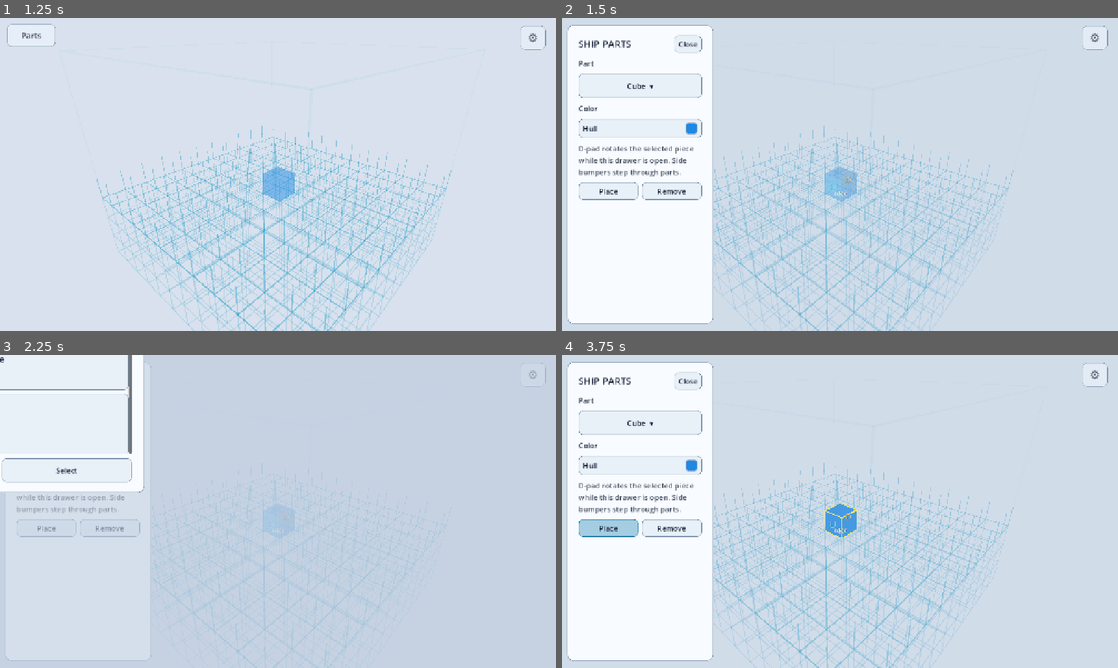
Above: before the commit, frames 1-4 (two rows, left to right).
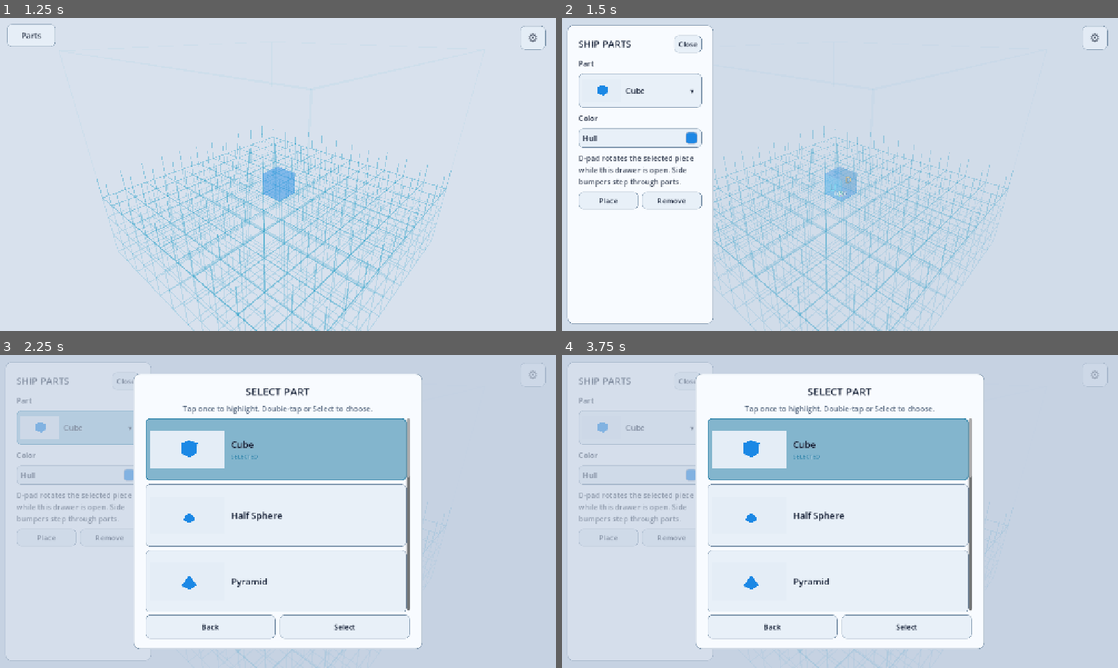
Above: after the commit, the same moments.

Repository: AkitaAttribute/SpaceMinerGame
Game: Godot game, scene res://main.tscn
Two runs of this game, one before a commit and one after it. Both use one fixed random seed, a clock stepped at 60 frames per second and the inputs below.
Inputs (mouse positions are in pixels of both pictures, inside the frame that each line leads up to; where the layout moved, square brackets give the same spot in the first picture):
- Up to frame 1 (1.25 s): click "+ Add" at 0.5 s
- Up to frame 2 (1.5 s): click "Parts" at 1.25 s
- Up to frame 3 (2.25 s): click (77, 426) [77, 423] at 2 s
- Up to frame 4 (3.75 s): click "Hull" at 2.75 s; click "Place" at 3.5 s

Frame 1 is identical in both runs. In frame 2, 2.2% of the frame differs, in the area x 3-26%, y 20-62%; in frame 3, 51%, in the area x 0-76%, y 0-94%; in frame 4, 50%.

Commit message:
Fix centered part picker and visible selected preview

Diff:
--- a/scripts/part_picker_ui.gd
+++ b/scripts/part_picker_ui.gd
@@ -1,19 +1,33 @@
 extends Node
 
-# Replaces the builder's old horizontal part-card strip with one compact button
-# and a centered, drag-safe vertical picker. The builder remains authoritative
-# for selected_part, per-part colors, ghost refresh, placement, and side-bumper
-# cycling; this node only owns the presentation/selection workflow.
+# Builder part-selection presentation.
+#
+# The builder remains authoritative for selected_part, per-part colors, ghost
+# refresh, placement, and side-bumper cycling. This controller replaces the old
+# horizontal card strip with:
+# - one compact button that visibly shows the selected part's 3D preview + name;
+# - a centered, vertical, drag-safe part picker;
+# - single tap/click to highlight, double tap/click to select immediately;
+# - pinned Back / Select buttons below the scroll area;
+# - remembered scroll position and per-part remembered colors in every preview.
 
 const BUILDER_SCRIPT_PATH := "res://scripts/main.gd"
 const DOUBLE_ACTIVATE_MS := 420
 const MIN_ENTRY_HEIGHT := 112.0
 const ENTRY_SCREEN_FRACTION := 0.20
+const SELECTED_BUTTON_HEIGHT := 78.0
 
 var _scene: Node
 var _scene_id := 0
 var _old_parts_scroll: ScrollContainer
 var _selected_part_button: Button
+var _selected_name_label: Label
+var _selected_preview_rect: TextureRect
+var _selected_preview_viewport: SubViewport
+var _selected_preview_root: Node3D
+var _selected_preview_environment: Environment
+var _selected_preview_index := -1
+var _selected_preview_signature := ""
 
 var _picker_open := false
 var _picker_dim: ColorRect
@@ -100,8 +114,8 @@
     _scene_id = scene.get_instance_id()
     _old_parts_scroll = old_scroll
 
-    # Keep the old card strip alive because main.gd still refreshes it when
-    # selection/colors change, but remove it from layout and input entirely.
+    # main.gd still refreshes the old cards as selection/colors change. Keep
+    # that tree alive but remove it from layout and input.
     _old_parts_scroll.visible = false
 
     var parent := _old_parts_scroll.get_parent()
@@ -111,7 +125,10 @@
     else:
         _selected_part_button = Button.new()
         _selected_part_button.name = "PartPickerButton"
-        _selected_part_button.custom_minimum_size = Vector2(0.0, 56.0)
+        _selected_part_button.custom_minimum_size = Vector2(
+            0.0,
+            SELECTED_BUTTON_HEIGHT
+        )
         _selected_part_button.size_flags_horizontal = Control.SIZE_EXPAND_FILL
         _selected_part_button.pressed.connect(_open_picker)
         parent.add_child(_selected_part_button)
@@ -120,7 +137,57 @@
             mini(_old_parts_scroll.get_index() + 1, parent.get_child_count() - 1)
         )
 
+    _build_selected_button_contents()
     _sync_selected_part_button(true)
+
+
+func _build_selected_button_contents() -> void:
+    if _selected_part_button == null or not is_instance_valid(_selected_part_button):
+        return
+
+    _selected_part_button.text = ""
+    for child in _selected_part_button.get_children():
+        child.queue_free()
+
+    var overlay := MarginContainer.new()
+    overlay.name = "SelectedPartContents"
+    overlay.set_anchors_and_offsets_preset(Control.PRESET_FULL_RECT)
+    overlay.mouse_filter = Control.MOUSE_FILTER_IGNORE
+    overlay.add_theme_constant_override("margin_left", 8)
+    overlay.add_theme_constant_override("margin_right", 10)
+    overlay.add_theme_constant_override("margin_top", 5)
+    overlay.add_theme_constant_override("margin_bottom", 5)
+    _selected_part_button.add_child(overlay)
+
+    var row := HBoxContainer.new()
+    row.mouse_filter = Control.MOUSE_FILTER_IGNORE
+    row.add_theme_constant_override("separation", 10)
+    overlay.add_child(row)
+
+    _selected_preview_rect = TextureRect.new()
+    _selected_preview_rect.mouse_filter = Control.MOUSE_FILTER_IGNORE
+    _selected_preview_rect.custom_minimum_size = Vector2(90.0, 64.0)
+    _selected_preview_rect.expand_mode = TextureRect.EXPAND_IGNORE_SIZE
+    _selected_preview_rect.stretch_mode = TextureRect.STRETCH_KEEP_ASPECT_CENTERED
+    row.add_child(_selected_preview_rect)
+
+    _selected_name_label = Label.new()
+    _selected_name_label.mouse_filter = Control.MOUSE_FILTER_IGNORE
+    _selected_name_label.size_flags_horizontal = Control.SIZE_EXPAND_FILL
+    _selected_name_label.vertical_alignment = VERTICAL_ALIGNMENT_CENTER
+    _selected_name_label.add_theme_font_size_override("font_size", 18)
+    row.add_child(_selected_name_label)
+
+    var arrow := Label.new()
+    arrow.mouse_filter = Control.MOUSE_FILTER_IGNORE
+    arrow.text = "▾"
+    arrow.vertical_alignment = VERTICAL_ALIGNMENT_CENTER
+    arrow.horizontal_alignment = HORIZONTAL_ALIGNMENT_CENTER
+    arrow.custom_minimum_size = Vector2(24.0, 0.0)
+    row.add_child(arrow)
+
+    _selected_preview_index = -1
+    _selected_preview_signature = ""
 
 
 func _release_scene() -> void:
@@ -131,6 +198,13 @@
     _scene_id = 0
     _old_parts_scroll = null
     _selected_part_button = null
+    _selected_name_label = null
+    _selected_preview_rect = null
+    _selected_preview_viewport = null
+    _selected_preview_root = null
+    _selected_preview_environment = null
+    _selected_preview_index = -1
+    _selected_preview_signature = ""
 
 
 func _sync_selected_part_button(force := false) -> void:
@@ -143,13 +217,47 @@
 
     var index := _current_selected_part()
     var name := _part_name(index)
-    var desired_text := "%s  ▾" % name
     var desired_tooltip := "Selected part: %s\nOpen part list" % name
 
-    if force or _selected_part_button.text != desired_text:
-        _selected_part_button.text = desired_text
+    if _selected_name_label != null and is_instance_valid(_selected_name_label):
+        if force or _selected_name_label.text != name:
+            _selected_name_label.text = name
+
     if force or _selected_part_button.tooltip_text != desired_tooltip:
         _selected_part_button.tooltip_text = desired_tooltip
+
+    var colors := _colors_for(index)
+    var signature := _color_signature(colors)
+    if force or index != _selected_preview_index:
+        _rebuild_selected_preview(index)
+    elif signature != _selected_preview_signature:
+        if _selected_preview_root != null and is_instance_valid(_selected_preview_root):
+            PartFactory.apply_colors(_selected_preview_root, colors, false)
+            _selected_preview_signature = signature
+            _request_viewport_redraw(_selected_preview_viewport)
+
+
+func _rebuild_selected_preview(index: int) -> void:
+    if _selected_part_button == null or not is_instance_valid(_selected_part_button):
+        return
+    if _selected_preview_rect == null or not is_instance_valid(_selected_preview_rect):
+        return
+
+    if _selected_preview_viewport != null and is_instance_valid(_selected_preview_viewport):
+        _selected_preview_viewport.queue_free()
+
+    var thumbnail := _build_part_thumbnail(
+        index,
+        _selected_part_button,
+        Vector2i(192, 112),
+        "SelectedPartPreview"
+    )
+    _selected_preview_viewport = thumbnail["viewport"] as SubViewport
+    _selected_preview_root = thumbnail["root"] as Node3D
+    _selected_preview_environment = thumbnail["environment"] as Environment
+    _selected_preview_rect.texture = _selected_preview_viewport.get_texture()
+    _selected_preview_index = index
+    _selected_preview_signature = _color_signature(_colors_for(index))
 
 
 func _open_picker() -> void:
@@ -182,7 +290,12 @@
 
     _picker_panel = PanelContainer.new()
     _picker_panel.name = "PartPickerPanel"
-    _picker_panel.set_anchors_preset(Control.PRESET_CENTER)
+    _picker_panel.anchor_left = 0.5
+    _picker_panel.anchor_top = 0.5
+    _picker_panel.anchor_right = 0.5
+    _picker_panel.anchor_bottom = 0.5
+    _picker_panel.grow_horizontal = Control.GROW_DIRECTION_BOTH
+    _picker_panel.grow_vertical = Control.GROW_DIRECTION_BOTH
     _picker_panel.z_index = 81
     ui_root.add_child(_picker_panel)
 
@@ -224,6 +337,8 @@
     _picker_list.add_theme_constant_override("separation", 8)
     _picker_scroll.add_child(_picker_list)
 
+    # These controls are intentionally outside the ScrollContainer so they stay
+    # pinned to the bottom regardless of list position.
     var actions := HBoxContainer.new()
     actions.add_theme_constant_override("separation", 10)
     content.add_child(actions)
@@ -263,8 +378,13 @@
     height = maxf(300.0, height)
     height = minf(height, screen.y - 12.0)
 
-    _picker_panel.position = Vector2(-width * 0.5, -height * 0.5)
-    _picker_panel.size = Vector2(width, height)
+    # With all four anchors at 0.5, symmetric offsets are unambiguously centered
+    # in the full-screen ui_root. Do not combine PRESET_CENTER with a negative
+    # position; that caused the previous panel to be shifted off-screen.
+    _picker_panel.offset_left = -width * 0.5
+    _picker_panel.offset_top = -height * 0.5
+    _picker_panel.offset_right = width * 0.5
+    _picker_panel.offset_bottom = height * 0.5
 
 
 func _build_picker_entries() -> void:
@@ -337,25 +457,37 @@
     )
     text_column.add_child(selected_label)
 
-    var thumbnail := _build_part_thumbnail(index, button)
-    preview.texture = thumbnail["viewport"].get_texture()
+    var thumbnail := _build_part_thumbnail(
+        index,
+        button,
+        Vector2i(320, 160),
+        "PartPreview%d" % index
+    )
+    var viewport := thumbnail["viewport"] as SubViewport
+    preview.texture = viewport.get_texture()
 
     _entry_records[index] = {
         "button": button,
         "selected_label": selected_label,
         "root": thumbnail["root"],
+        "viewport": viewport,
         "environment": thumbnail["environment"],
         "signature": _color_signature(_colors_for(index)),
     }
 
 
-func _build_part_thumbnail(index: int, owner: Node) -> Dictionary:
+func _build_part_thumbnail(
+    index: int,
+    owner: Node,
+    viewport_size: Vector2i,
+    viewport_name: String
+) -> Dictionary:
     var viewport := SubViewport.new()
-    viewport.name = "PartPreview%d" % index
-    viewport.size = Vector2i(320, 160)
+    viewport.name = viewport_name
+    viewport.size = viewport_size
     viewport.transparent_bg = false
     viewport.own_world_3d = true
-    viewport.render_target_update_mode = SubViewport.UPDATE_ALWAYS
+    viewport.render_target_update_mode = SubViewport.UPDATE_ONCE
     owner.add_child(viewport)
 
     var environment_node := WorldEnvironment.new()
@@ -394,6 +526,12 @@
     }
 
 
+func _request_viewport_redraw(viewport: SubViewport) -> void:
+    if viewport == null or not is_instance_valid(viewport):
+        return
+    viewport.render_target_update_mode = SubViewport.UPDATE_ONCE
+
+
 func _on_entry_pressed(index: int) -> void:
     var now := Time.get_ticks_msec()
     var double_activate := (
@@ -506,11 +644,13 @@
         if signature == str(data.get("signature", "")):
             continue
 
-        if PartFactory.is_color_tool(index):
-            PartFactory.apply_colors(root_value as Node, colors, false)
-        else:
-            PartFactory.apply_colors(root_value as Node, colors, false)
+        PartFactory.apply_colors(root_value as Node, colors, false)
         data["signature"] = signature
+
+        var viewport_value = data.get("viewport", null)
+        if viewport_value is SubViewport and is_instance_valid(viewport_value):
+            _request_viewport_redraw(viewport_value as SubViewport)
+
         _entry_records[index] = data
 
 
@@ -562,6 +702,13 @@
 
 
 func _on_theme_changed() -> void:
+    if (
+        _selected_preview_environment != null
+        and is_instance_valid(_selected_preview_environment)
+    ):
+        _selected_preview_environment.background_color = _thumbnail_background_color()
+        _request_viewport_redraw(_selected_preview_viewport)
+
     if not _picker_open:
         return
 
@@ -572,8 +719,12 @@
     for record in _entry_records.values():
         if not (record is Dictionary):
             continue
-        var environment_value = (record as Dictionary).get("environment", null)
+        var data := record as Dictionary
+        var environment_value = data.get("environment", null)
         if environment_value is Environment:
             (environment_value as Environment).background_color = (
                 _thumbnail_background_color()
             )
+        var viewport_value = data.get("viewport", null)
+        if viewport_value is SubViewport and is_instance_valid(viewport_value):
+            _request_viewport_redraw(viewport_value as SubViewport)
